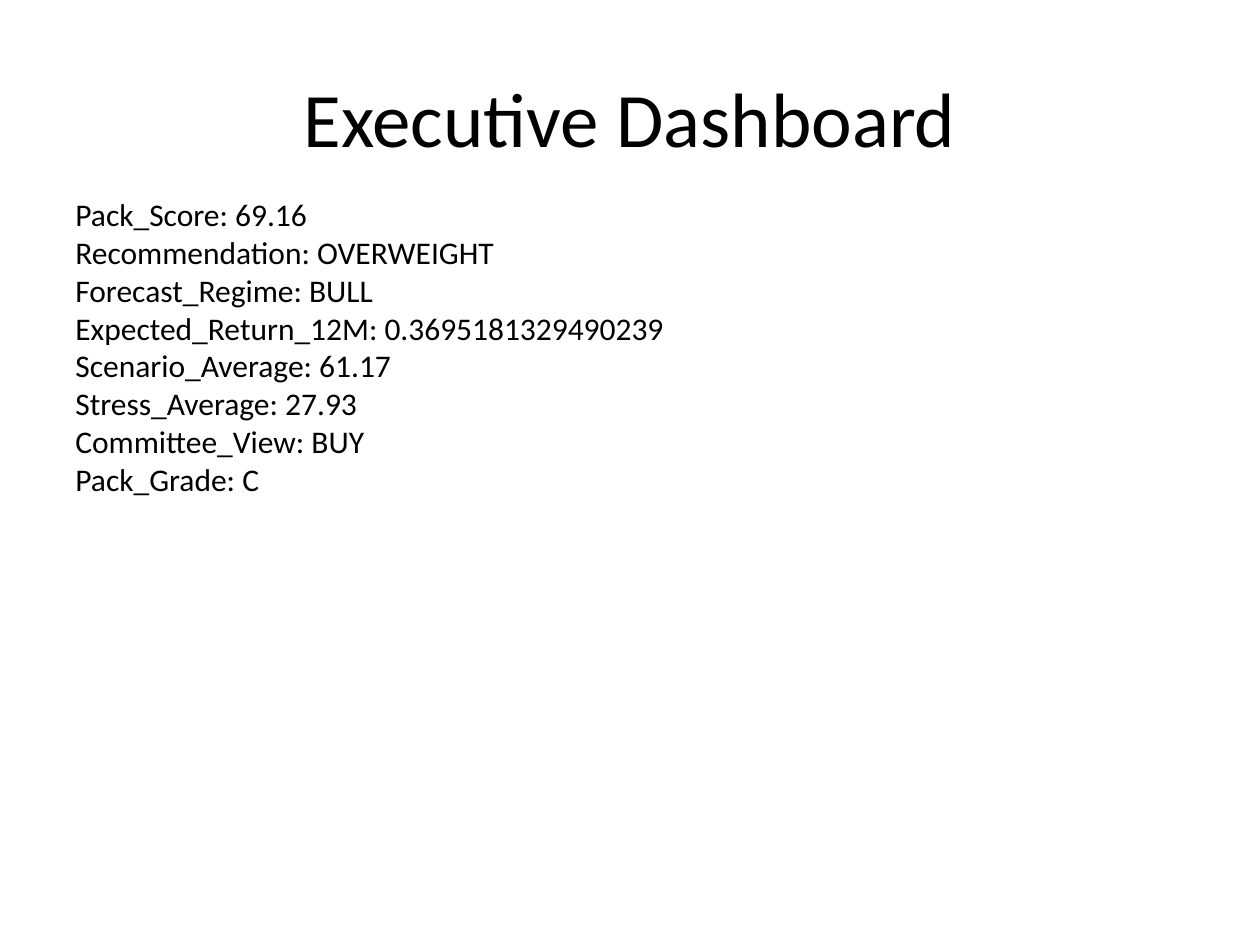
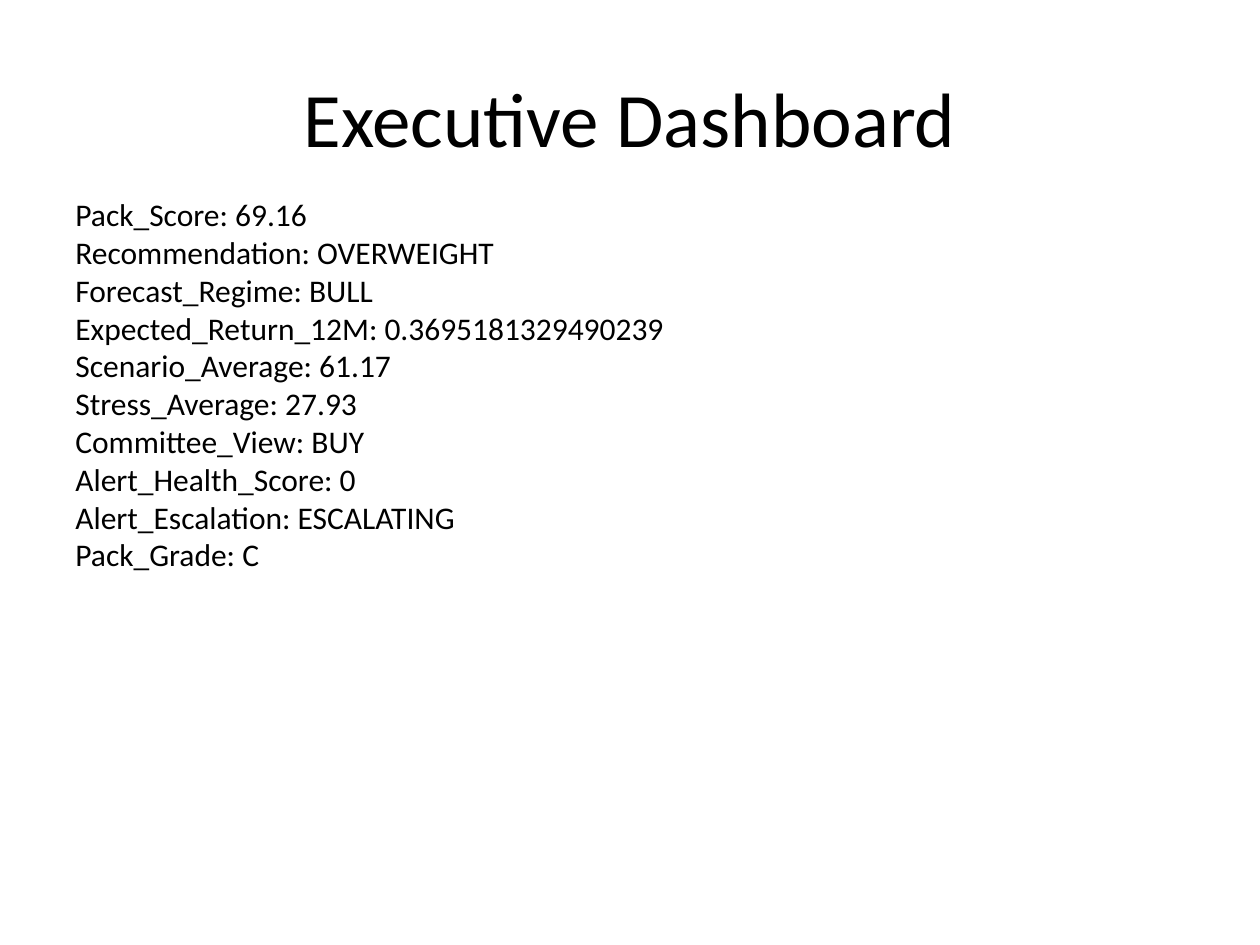
Before and after one commit to sakshinekkala28/Institutional_Quant_Platform, a slide deck: slide 2 of data/reports/investment_committee_presentation.pptx. Drawn at 1260x945 pixels with LibreOffice and Linux fonts; fonts in the diff are those of the drawing. Boxes give left, top, right and bottom in pixels: in the first picture for what was removed or moved away, otherwise in the second. Text is boxed around its words. In the diff, an @@ line names an element or a change of style, - is before the commit and + after.

```diff
--- a/data/reports/investment_committee_presentation.pptx
+++ b/data/reports/investment_committee_presentation.pptx
@@ text at bbox=[75, 469, 455, 534]: paragraphs added @@
+Alert_Health_Score: 0
+Alert_Escalation: ESCALATING
```
Also in this commit, not shown: 1 other slide changed, 2 slides added, 1 slide removed, 9 other files.
